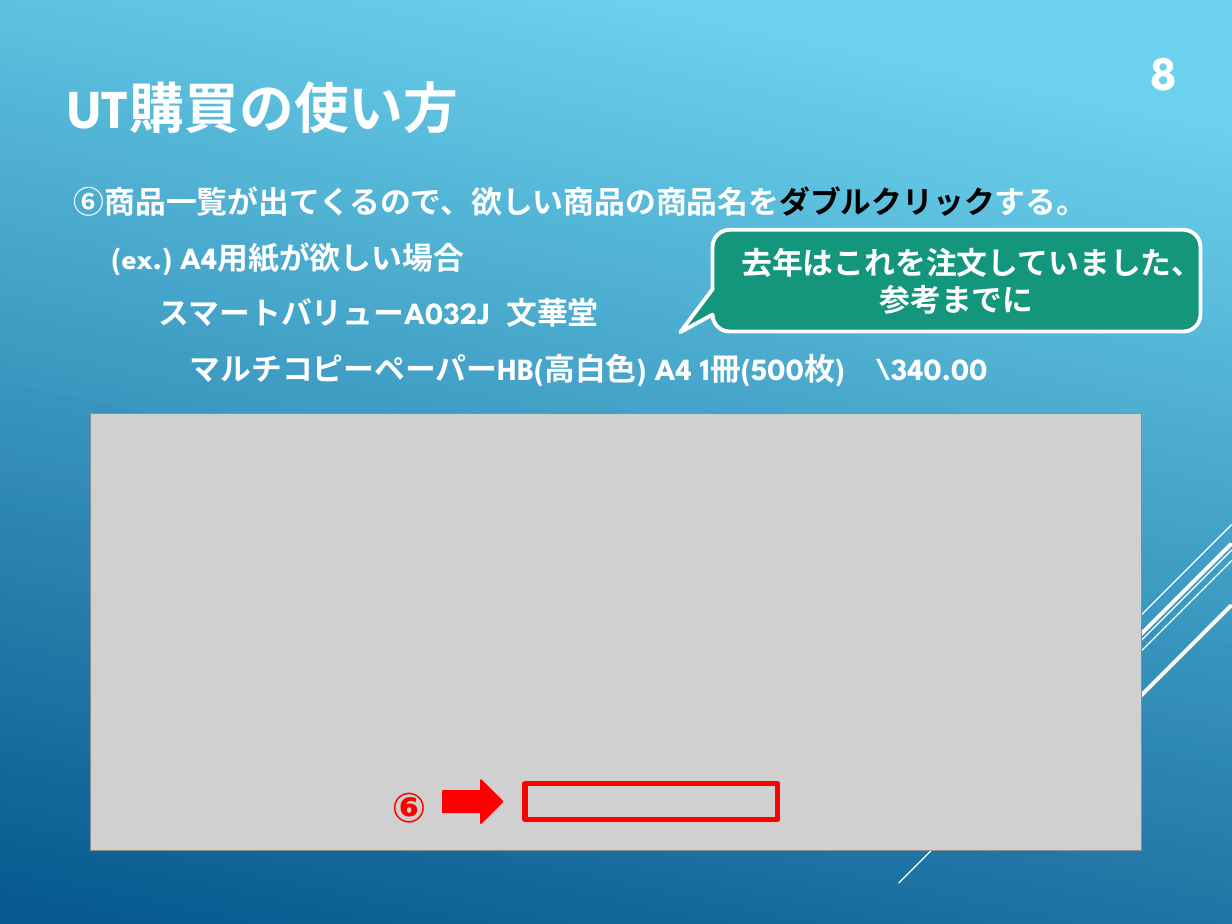
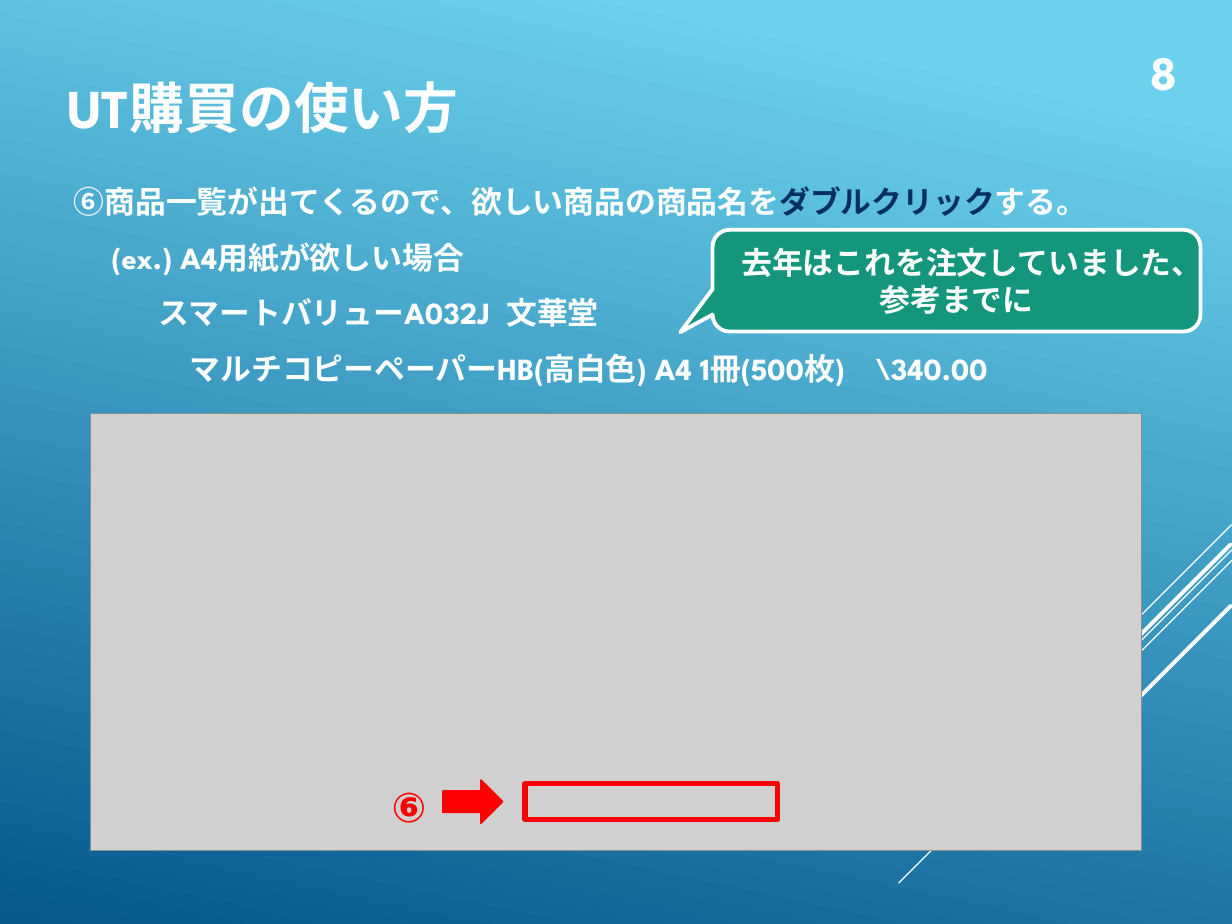
Before and after one commit to whcitizen/citizen-_task, a slide deck: slide 10 of 05_lab_orientation/庶務のお仕事.pptx. Drawn at 1232x924 pixels with LibreOffice and Linux fonts; fonts in the diff are those of the drawing; grey boxes stand for pictures. Boxes give left, top, right and bottom in pixels: in the first picture for what was removed or moved away, otherwise in the second. Text is boxed around its words. In the diff, an @@ line names an element or a change of style, - is before the commit and + after.

```diff
--- a/05_lab_orientation/庶務のお仕事.pptx
+++ b/05_lab_orientation/庶務のお仕事.pptx
@@ text at bbox=[74, 186, 1088, 216]: text colour #000000 to #052F61 in "⑥商品一覧が出てくるので、欲しい商品の商品名をダブルクリックする。" @@
```
Also in this commit, not shown: 2 other slides changed, 1 other file.
